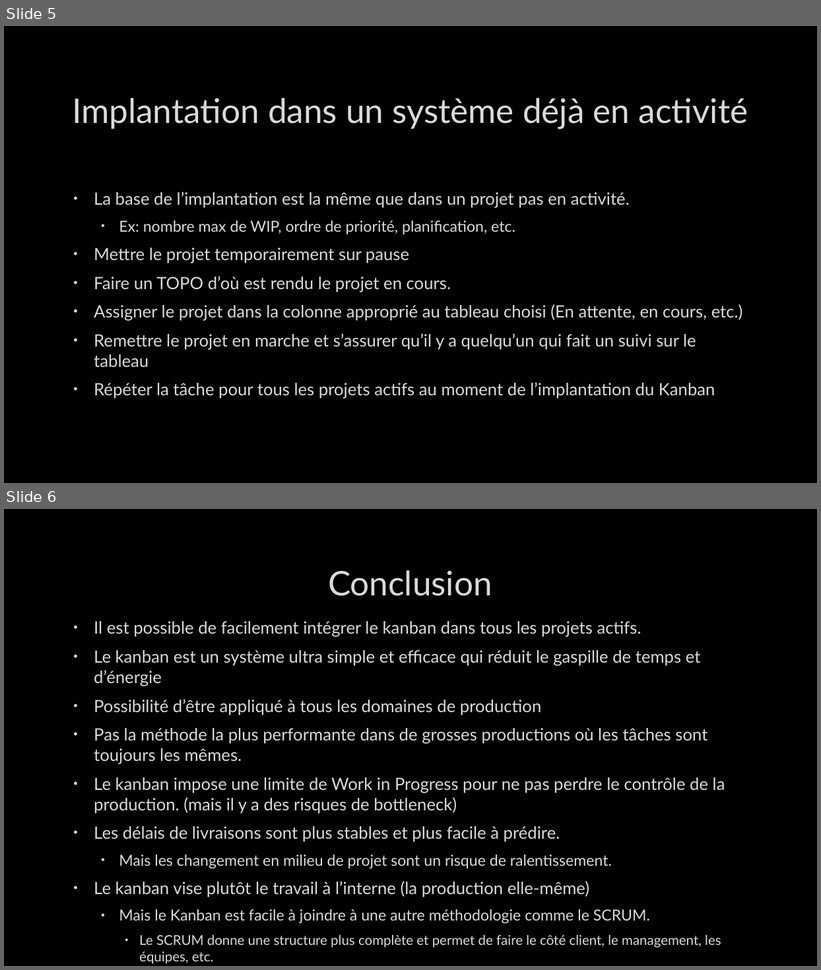
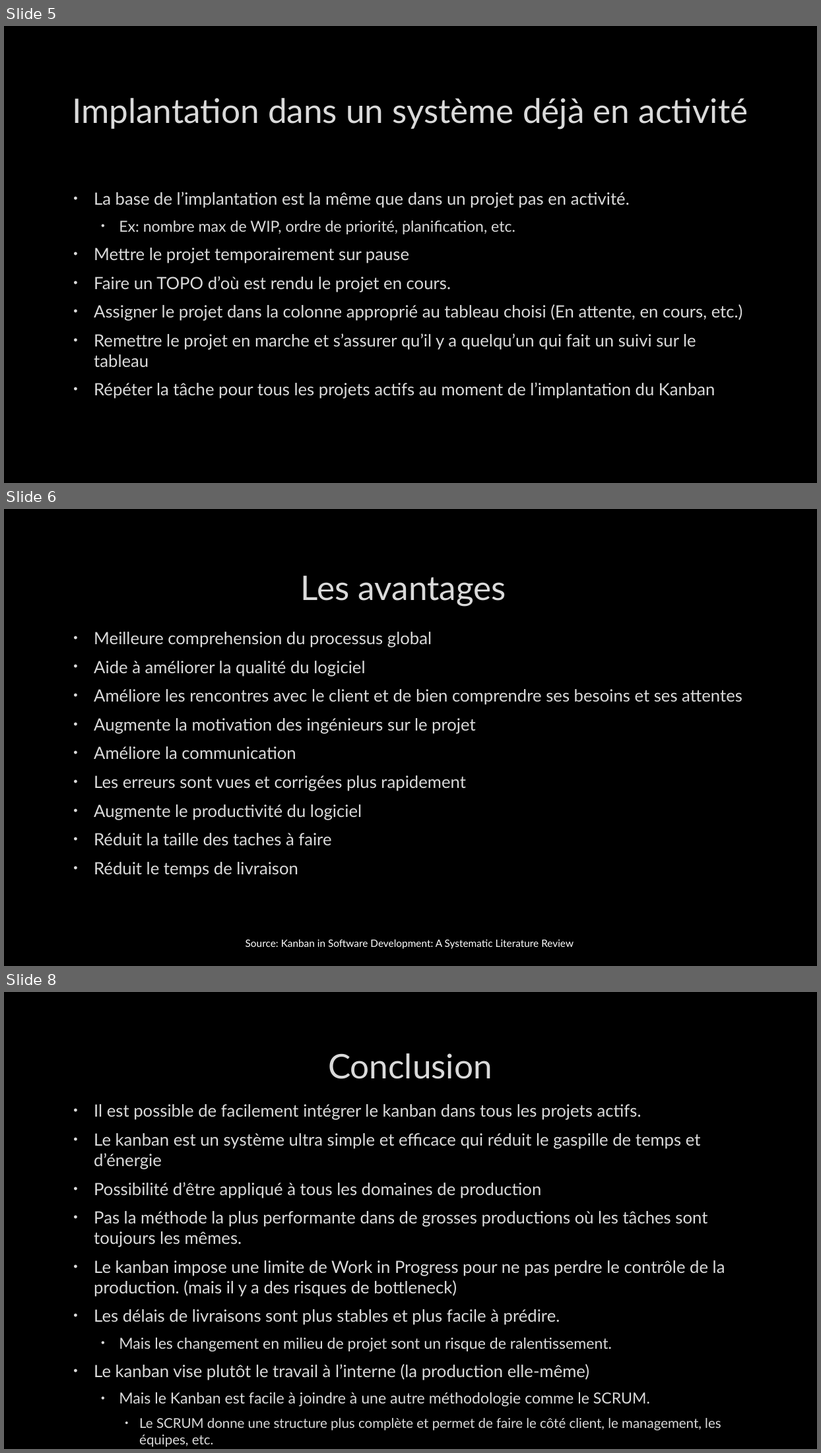
Before and after one commit to joyaAmora/Analyse_relationnelle, a slide deck: PP-DAVE.pptx. Shown one above the other, each under a label of ours: slides 5 and 6 before the commit, slides 5, 6 and 8 after it; the slides between them are not shown. The pictures are 821x970 and 821x1453 pixels, drawn with LibreOffice and Linux fonts; fonts in the diff are those of the drawing; background and template pictures are left out. Boxes give left, top, right and bottom in pixels: in the first picture for what was removed or moved away, otherwise in the second. Text is boxed around its words. In the diff, an @@ line names an element or a change of style, - is before the commit and + after.

Commit message:
powerpoint ajout avantages

```diff
--- a/PP-DAVE.pptx
+++ b/PP-DAVE.pptx
@@ slide 6 added at [4,509,817,966], background picture (left out) @@
@@ title added at [301,576,506,607], 40 pt, text #DADADA @@
+Les avantages
@@ text added at [94,632,743,878], 20 pt, text #DADADA @@
+• Meilleure comprehension du processus global
+• Aide à améliorer la qualité du logiciel
+• Améliore les rencontres avec le client et de bien comprendre ses besoins et ses attentes
+• Augmente la motivation des ingénieurs sur le projet
+• Améliore la communication
+• Les erreurs sont vues et corrigées plus rapidement
+• Augmente le productivité du logiciel
+• Réduit la taille des taches à faire
+• Réduit le temps de livraison
@@ text added at [246,939,574,949], 12 pt, text #FFFFFF @@
+Source: Kanban in Software Development: A Systematic Literature Review
@@ what was slide 6 is now slide 8 @@
```
Also in this commit, not shown: 1 other slide added, 1 other file.
